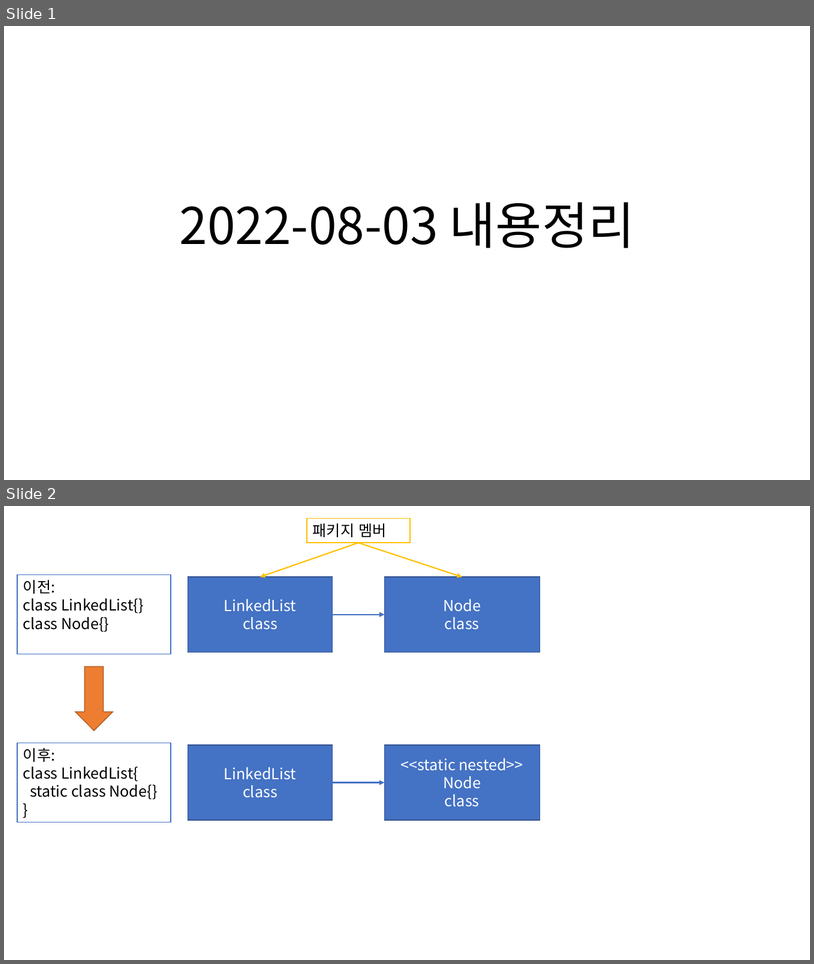
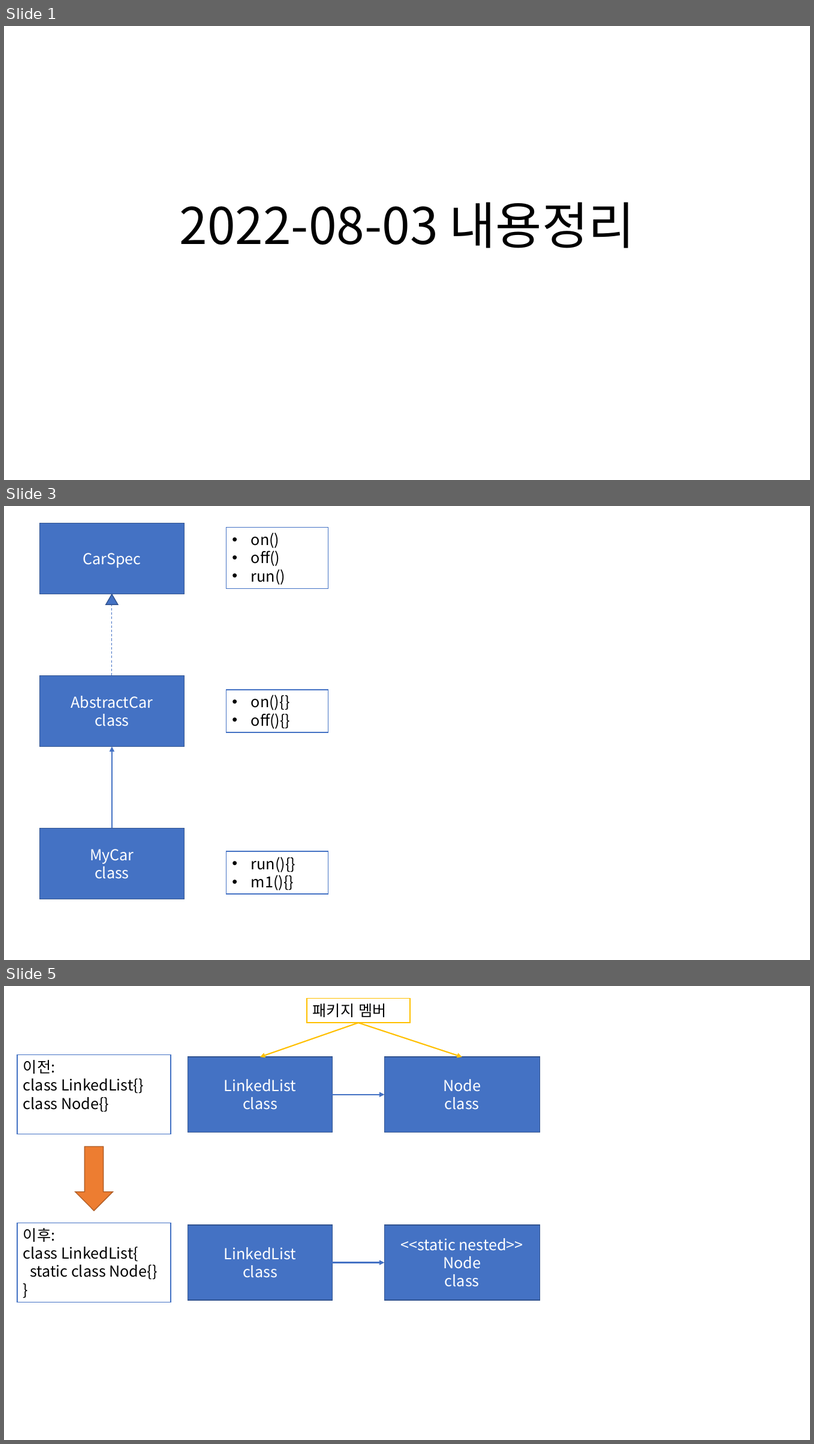
Before and after one commit to Dingadung/2022-study-workspace, a slide deck: study-note/자바/2022-08-03 내용정리 .pptx. Shown one above the other, each under a label of ours: slides 1 and 2 before the commit, slides 1, 3 and 5 after it; the slides between them are not shown. The pictures are 814x964 and 814x1444 pixels, drawn with LibreOffice and Linux fonts; fonts in the diff are those of the drawing. Boxes give left, top, right and bottom in pixels: in the first picture for what was removed or moved away, otherwise in the second. Text is boxed around its words. In the diff, an @@ line names an element or a change of style, - is before the commit and + after.

```diff
--- a/study-note/자바/2022-08-03 내용정리 .pptx
+++ b/study-note/자바/2022-08-03 내용정리 .pptx
@@ slide 3 added at bbox=[4, 506, 810, 960], background #FFFFFF @@
@@ rectangle added at bbox=[39, 523, 184, 594], fill #4472C4, outline #325491 1 pt, 18 pt, text #FFFFFF @@
+CarSpec
@@ rectangle added at bbox=[227, 527, 329, 588], fill #FFFFFF, outline #4472C4 1 pt, 18 pt, text #000000 @@
+• on()
+• off()
+• run()
@@ triangle added at bbox=[106, 594, 119, 604], fill #4472C4, outline #325491 1 pt @@
@@ line added from (111, 675) to (111, 594), #4472C4 0.75 pt dashed @@
@@ rectangle added at bbox=[39, 675, 184, 746], fill #4472C4, outline #325491 1 pt, 18 pt, text #FFFFFF @@
+AbstractCar
+class
@@ rectangle added at bbox=[227, 690, 329, 732], fill #FFFFFF, outline #4472C4 1 pt, 18 pt, text #000000 @@
+• on(){}
+• off(){}
@@ arrow added from (111, 828) to (111, 746), #4472C4 1.5 pt @@
@@ rectangle added at bbox=[39, 828, 184, 898], fill #4472C4, outline #325491 1 pt, 18 pt, text #FFFFFF @@
+MyCar
+class
@@ rectangle added at bbox=[227, 851, 329, 894], fill #FFFFFF, outline #4472C4 1 pt, 18 pt, text #000000 @@
+• run(){}
+• m1(){}
@@ what was slide 2 is now slide 5 @@
```
Also in this commit, not shown: 4 other slides added, 3 other files.
